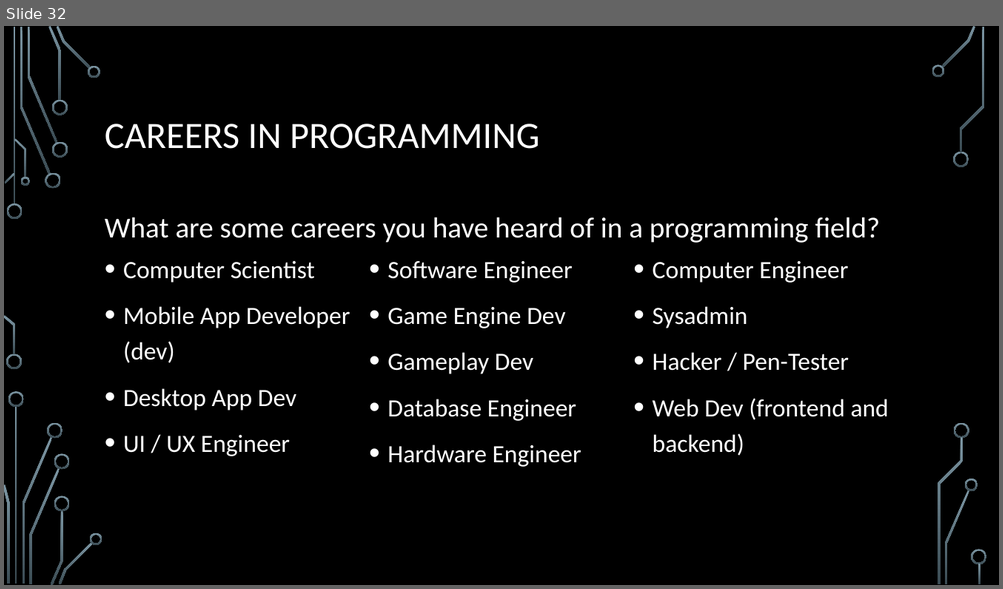
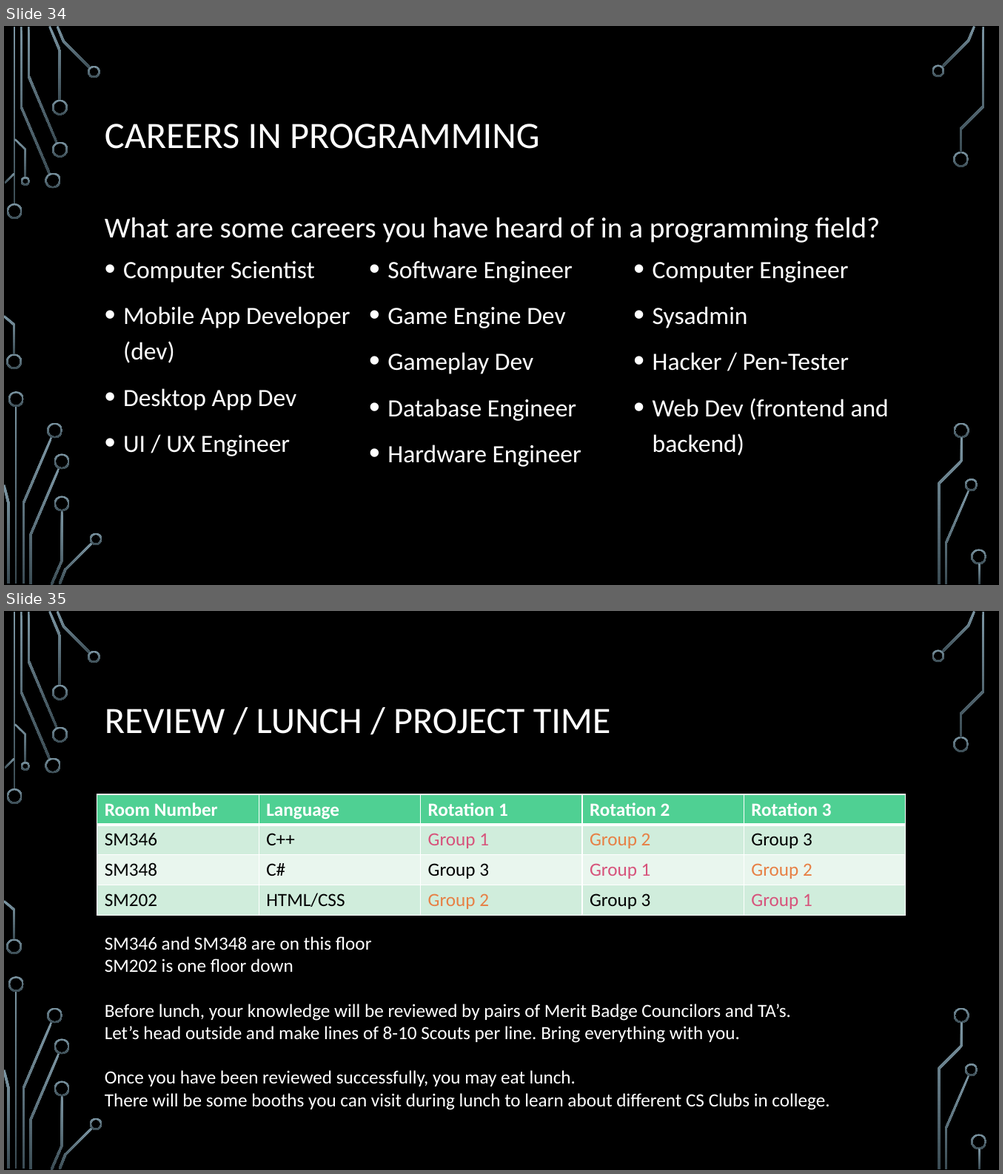
Before and after one commit to rbaker26/Programming-Merit-Badge, a slide deck: ProgrammingMB.pptx. Shown one above the other, each under a label of ours: slide 32 before the commit, slides 34 and 35 after it. The pictures are 1003x589 and 1003x1174 pixels, drawn with LibreOffice and Linux fonts; fonts in the diff are those of the drawing; background and template pictures are left out. Boxes give left, top, right and bottom in pixels: in the first picture for what was removed or moved away, otherwise in the second. Text is boxed around its words. In the diff, an @@ line names an element or a change of style, - is before the commit and + after.

```diff
--- a/ProgrammingMB.pptx
+++ b/ProgrammingMB.pptx
@@ slide 35 added at (4, 611, 999, 1170), background picture (left out); not listed: 36 template elements that a slide beside it also shows @@
@@ title added at (105, 709, 611, 734), 36 pt, text #FFFFFF @@
+REVIEW / LUNCH / PROJECT TIME
@@ table added at (97, 795, 907, 915), 4 rows, 5 columns @@
+Room Number | Language | Rotation 1 | Rotation 2 | Rotation 3
+SM346 | C++ | Group 1 | Group 2 | Group 3
+SM348 | C# | Group 3 | Group 1 | Group 2
+SM202 | HTML/CSS | Group 2 | Group 3 | Group 1
@@ text added at (105, 937, 829, 1111), 18 pt, text #FFFFFF @@
+SM346 and SM348 are on this floor
+SM202 is one floor down
+Before lunch, your knowledge will be reviewed by pairs of Merit Badge Councilors and TA’s.
+Let’s head outside and make lines of 8-10 Scouts per line. Bring everything with you.
+Once you have been reviewed successfully, you may eat lunch.
+There will be some booths you can visit during lunch to learn about different CS Clubs in college.
@@ what was slide 32 is now slide 34 @@
```
Also in this commit, not shown: 5 slides changed, 2 other slides added, 2 slides removed.
